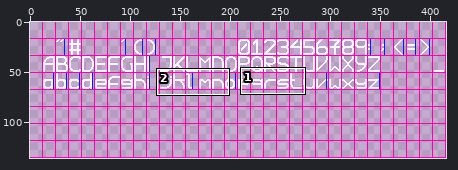
Two states of a pixel-art file, large/font.aseprite. The first picture is a wide view before the edit; the outline marks the close-up.
Close-up. As it was:
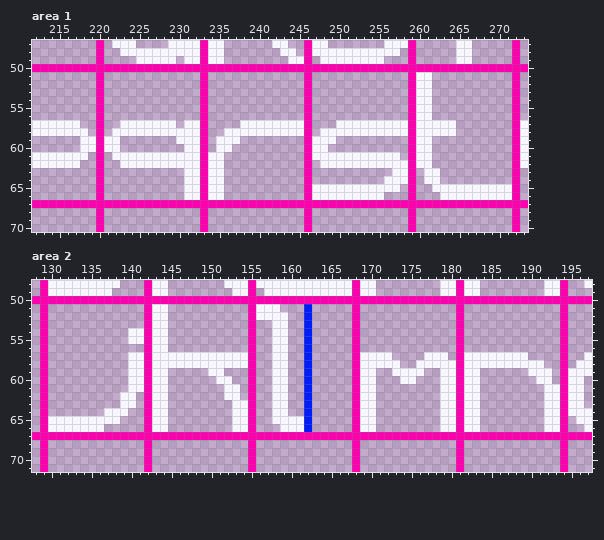
416x136 pixels, 1 frame. Shown: area 1: x 212..273, y 47..70; area 2: x 128..197, y 48..71. The commit also changed other parts of the picture, which this record leaves out.
New version:
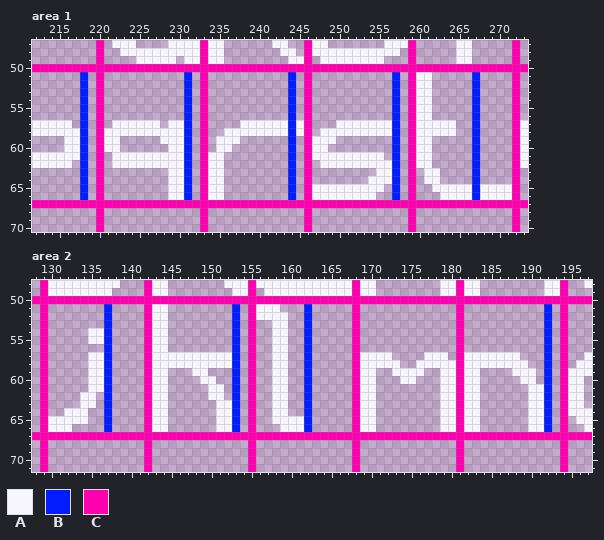
Palette (. is transparent): A #f7f6ff  B #001cff  C #ff00b0
From old to new:
Area 1, layers "Prop Guide", "Font":
The edit adds colour A in row 57 at x 222 and 230; in row 58 at x 221; in row 59 at x 216 to 217 and 228 to 229; in row 60 at x 216 to 217 and 229 to 230; in row 62 at x 222; in row 63 at x 229 to 230 and 255 to 256.
The edit adds colour A in row 64 at x 229 to 230 and 254 to 255; in rows 65 to 66 at x 229 to 230.
The edit adds colour B in rows 51 to 56 at x 218, 231, 244, 257 and 267; in row 57 at x 218 and 267; in row 58 at x 267; in rows 59 to 60 at x 244, 257 and 267; in row 61 at x 244 and 267; in rows 62 to 64 at x 218, 244 and 267.
The edit adds colour B in row 65 at x 218 and 244; in row 66 at x 218, 244 and 257.
Colour A gives way to colour B in row 57 at x 231, 244 and 257; in row 58 at x 218, 231, 244 and 257; in rows 59 to 60 at x 218 and 231; in row 61 at x 218, 231 and 257; in rows 62 to 64 at x 231 and 257; in row 65 at x 231, 257 and 267.
Colour A gives way to colour B in row 66 at x 231 and 267.
Colour A is removed in row 57 at x 217, 228, 232 and 258; in row 58 at x 232 and 258; in rows 59 to 60 at x 219 and 232; in row 61 at x 232 and 256; in row 62 at x 217, 232 and 258; in rows 63 to 64 at x 232 and 258.
Colour A is removed in row 65 at x 232 and 256; in row 66 at x 232 and 255.
Area 2, layers "Prop Guide", "Font":
The edit adds colour A in rows 54 to 55 at x 135 to 136; in rows 57 to 58 at x 135 to 136; in row 59 at x 135 to 136, 148 to 149 and 188 to 189; in row 60 at x 135 to 136, 149 to 150 and 189 to 190; in row 61 at x 135 to 136, 150 to 151 and 190 to 191; in row 62 at x 134 to 135, 150 to 151 and 190 to 191.
The edit adds colour A in row 63 at x 134 to 135, 151 to 152 and 190 to 191; in row 64 at x 132 to 134, 151 to 152 and 190 to 191; in rows 65 to 66 at x 151 to 152 and 190 to 191.
The edit adds colour B in rows 51 to 56 at x 137, 153 and 192; in rows 57 to 58 at x 137 and 192; in rows 59 to 60 at x 137 and 153; in rows 61 to 63 at x 137; in row 66 at x 137.
Colour A gives way to colour B in rows 57 to 58 at x 153; in rows 59 to 60 at x 192; in rows 61 to 63 at x 153 and 192; in rows 64 to 65 at x 137, 153 and 192; in row 66 at x 153 and 192.
Colour A is removed in rows 54 to 55 at x 140 to 141; in row 57 at x 140 to 141, 154 and 189; in row 58 at x 140 to 141, 154 and 190 to 191; in row 59 at x 140 to 141, 150 to 151 and 191; in row 60 at x 140 to 141, 151 to 152 and 191; in row 61 at x 140 to 141, 152 and 193.
Colour A is removed in row 62 at x 139 to 140, 152 and 193; in row 63 at x 139 to 140, 154 and 193; in row 64 at x 138 to 139, 154 and 193; in row 65 at x 135 to 136, 138, 154 and 193; in row 66 at x 133 to 136, 154 and 193.
Boxes around the changes in both close-ups, in picture pixels (x1, y1, x2, y2):
changed: (64, 72, 120, 200)
changed: (160, 72, 200, 200)
changed: (288, 72, 296, 200)
changed: (368, 72, 408, 200)
changed: (472, 72, 480, 200)
changed: (64, 304, 144, 432)
changed: (192, 304, 248, 432)
changed: (512, 304, 560, 432)
